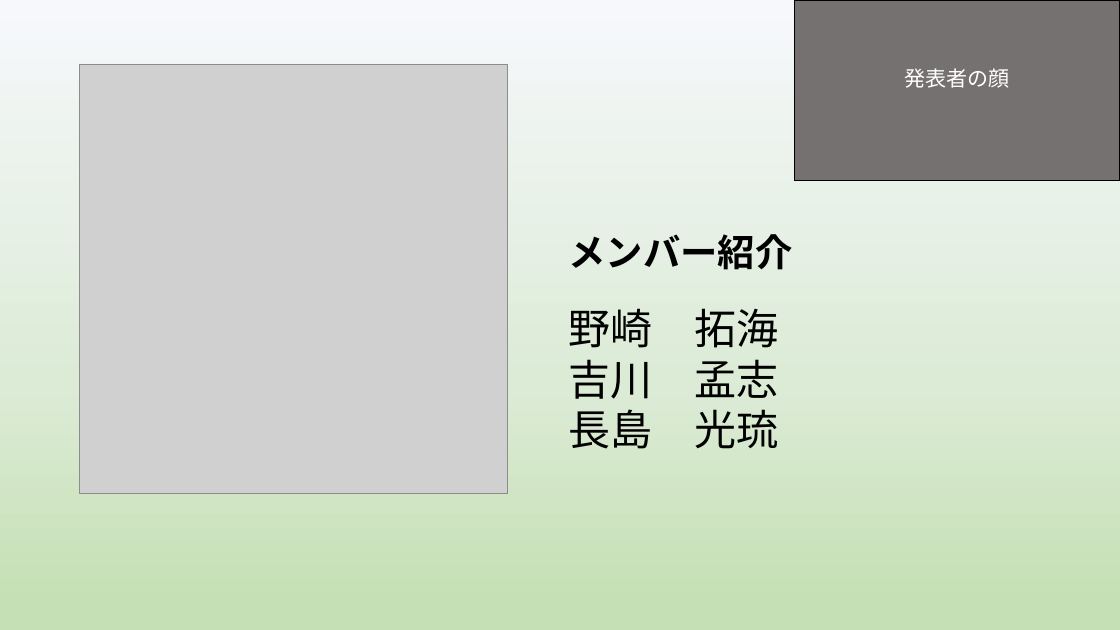
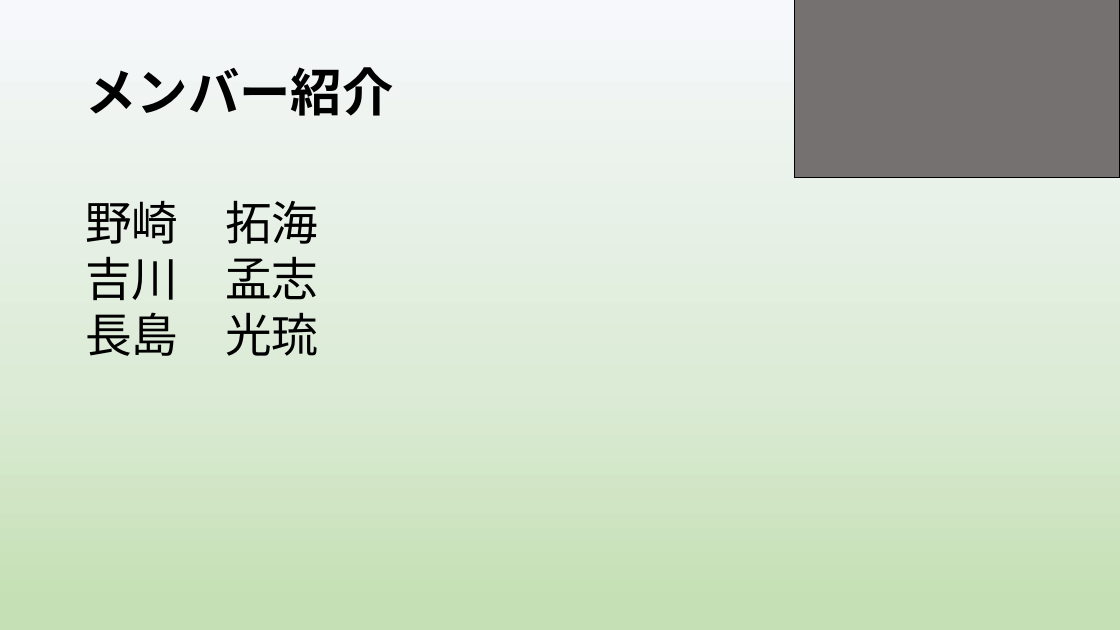
Before and after one commit to yoshitake266/bitComposer_prj, a slide deck: slide 18 of presentation/graduation/bit Composer3 .pptx (slide 1 before the commit). Drawn at 1120x630 pixels with LibreOffice and Linux fonts; fonts in the diff are those of the drawing; grey boxes stand for pictures. Boxes give left, top, right and bottom in pixels: in the first picture for what was removed or moved away, otherwise in the second. Text is boxed around its words. In the diff, an @@ line names an element or a change of style, - is before the commit and + after.

```diff
--- a/presentation/graduation/bit Composer3 .pptx
+++ b/presentation/graduation/bit Composer3 .pptx
@@ rectangle: place and size @@
-rectangle at bbox=[794, 0, 1120, 181]
+rectangle at bbox=[794, 0, 1120, 177]
@@ title "メンバー紹介": place and size @@
-title "メンバー紹介" at bbox=[568, 234, 792, 270]
+title "メンバー紹介" at bbox=[85, 67, 393, 116]
@@ title "メンバー紹介" at bbox=[85, 67, 393, 116]: size 32 to 44 pt @@
@@ picture removed at bbox=[79, 65, 507, 493] @@
@@ text in rectangle at bbox=[905, 68, 1010, 88]: text removed @@
-発表者の顔
@@ text "野崎 拓海": place and size @@
-text "野崎 拓海" at bbox=[568, 308, 778, 449]
+text "野崎 拓海" at bbox=[85, 200, 318, 356]
@@ text "野崎 拓海" at bbox=[85, 200, 318, 356]: size 36 to 40 pt @@
```
Also in this commit, not shown: 4 other slides changed, 3 slides added, 1 slide removed.
